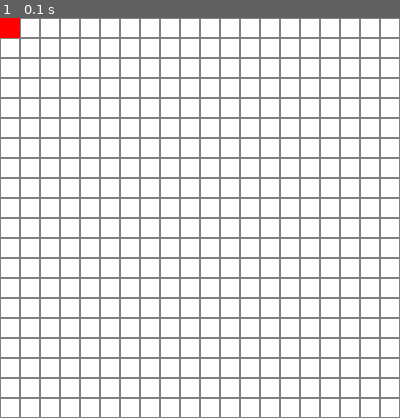
Above: before the commit, frame 1.
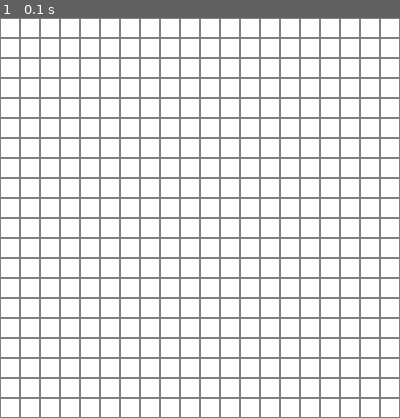
Above: after the commit, the same moment.

Repository: i0z0m/minesweeper-pygame
Game: pygame game, started from src/minesweeper_pygame/__main__.py
Two runs of this game, one before a commit and one after it. Both use one fixed random seed, a clock stepped at 60 frames per second and the inputs below.
Inputs:
- Up to frame 1 (0.1 s): no input

The runs differ from the first frame. In frame 1, 0.2% of the frame differs, in the area x 0-5%, y 0-5%.

Commit message:
refactoring

Diff:
--- a/src/minesweeper_pygame/__main__.py
+++ b/src/minesweeper_pygame/__main__.py
@@ -1,53 +1,40 @@
 import pygame
 
 # ゲームの設定
-WIDTH = 400
-HEIGHT = 400
-ROWS = 20
-COLS = 20
+WIDTH, HEIGHT = 400, 400
+ROWS, COLS = 20, 20
 CELL_SIZE = WIDTH // COLS
 
 # 色の定義
 WHITE = (255, 255, 255)
 GRAY = (128, 128, 128)
-RED = (255, 0, 0)
 
-# 初期化
-pygame.init()
-screen = pygame.display.set_mode((WIDTH, HEIGHT))
-pygame.display.set_caption("Minesweeper")
-
-# ゲームループ
-running = True
-
-while running:
-    for event in pygame.event.get():
-        if event.type == pygame.QUIT:
-            running = False
-        elif event.type == pygame.MOUSEBUTTONDOWN:
-            if event.button == 1:  # 左クリック
-                x, y = event.pos
-                row = y // CELL_SIZE
-                col = x // CELL_SIZE
-                print(f"Clicked cell: ({row}, {col})")
-
-    screen.fill(WHITE)
-
-    # グリッドを描画
+def draw_grid(screen, cell_size):
+    """グリッドを描画する関数"""
     for row in range(ROWS):
         for col in range(COLS):
-            rect = pygame.Rect(col * CELL_SIZE, row * CELL_SIZE, CELL_SIZE, CELL_SIZE)
-            pygame.draw.rect(screen, GRAY, rect, 1)
+            pygame.draw.rect(screen, GRAY, (col * cell_size, row * cell_size, cell_size, cell_size), 1)
 
-    # クリックされたセルを赤色で塗りつぶす
-    mouse_pos = pygame.mouse.get_pos()
-    mouse_row = mouse_pos[1] // CELL_SIZE
-    mouse_col = mouse_pos[0] // CELL_SIZE
-    rect = pygame.Rect(
-        mouse_col * CELL_SIZE, mouse_row * CELL_SIZE, CELL_SIZE, CELL_SIZE
-    )
-    pygame.draw.rect(screen, RED, rect)
+def main():
+    pygame.init()
+    screen = pygame.display.set_mode((WIDTH, HEIGHT))
+    pygame.display.set_caption("Minesweeper")
+    clock = pygame.time.Clock()
 
-    pygame.display.flip()
+    # ゲームループ
+    running = True
+    while running:
+        screen.fill(WHITE)
+        draw_grid(screen, CELL_SIZE)
+        pygame.display.flip()
 
-pygame.quit()
+        for event in pygame.event.get():
+            if event.type == pygame.QUIT:
+                running = False
+
+        clock.tick(60)
+
+    pygame.quit()
+
+if __name__ == "__main__":
+    main()
